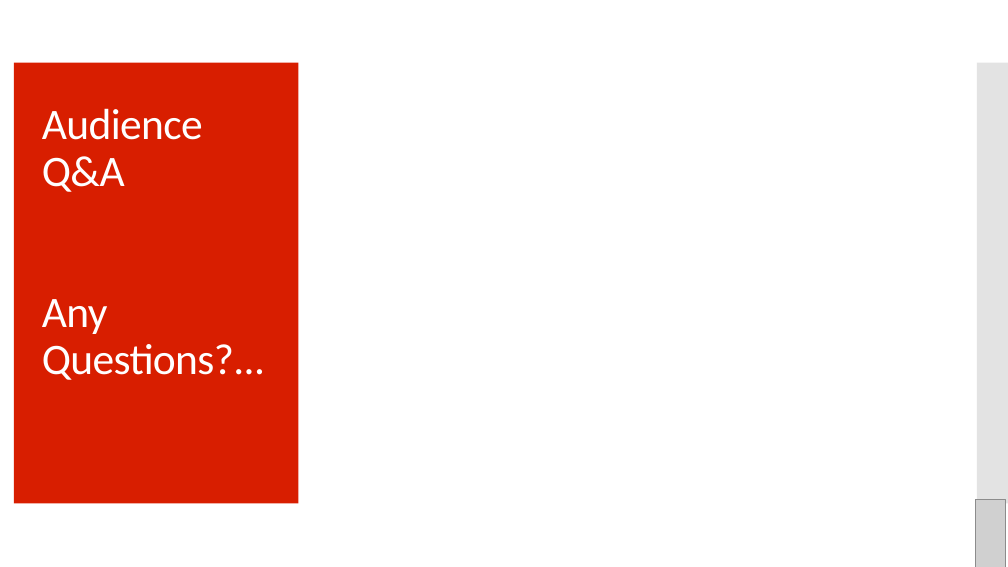
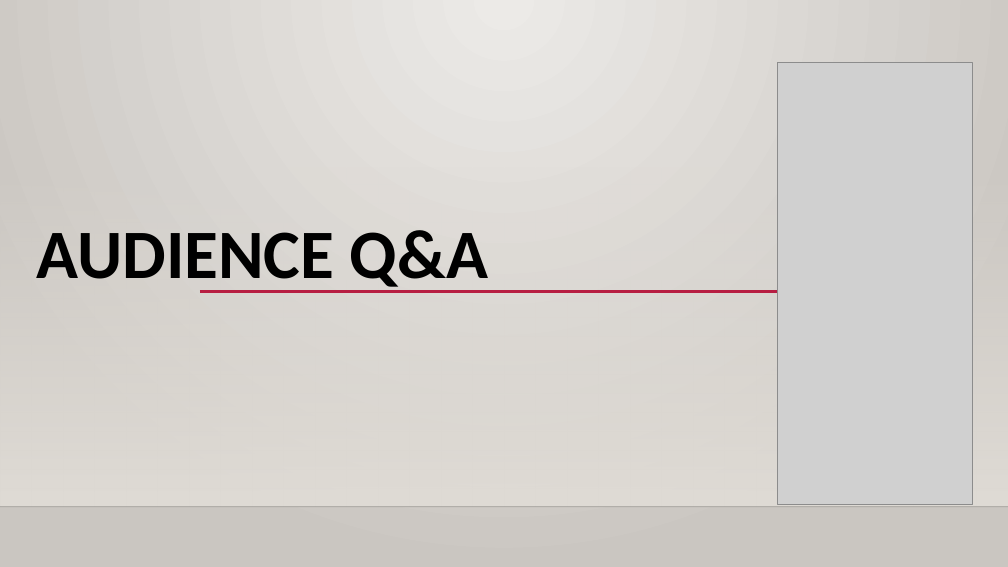
Before and after one commit to cnwaubi/LuckyNumber7, a slide deck: slide 15 of Presentation.pptx (slide 13 before the commit). Drawn at 1008x567 pixels with LibreOffice and Linux fonts; fonts in the diff are those of the drawing; grey boxes stand for pictures; background and template pictures are left out. Boxes give left, top, right and bottom in pixels: in the first picture for what was removed or moved away, otherwise in the second. Text is boxed around its words. In the diff, an @@ line names an element or a change of style, - is before the commit and + after.

```diff
--- a/Presentation.pptx
+++ b/Presentation.pptx
@@ background #FFFFFF to gradient #ECEAE7 to #CAC7C1 @@
@@ title "AUDIENCE Q&A" at [36, 230, 488, 293]: vertical alignment middle to bottom @@
@@ rectangle removed at [14, 63, 299, 504] @@
@@ picture: place and size @@
-picture at [976, 499, 1006, 567]
+picture at [777, 63, 972, 504]
@@ rectangle removed at [977, 63, 1008, 504] @@
@@ rectangle added at [0, 167, 1008, 507], fill gradient #DFDBD5 @@
@@ title at [36, 230, 488, 293]: text changed; size 41.4 to 66 pt; text colour #FFFFFF to #000000; bold on @@
-Audience Q&A
-Any Questions?...
+AUDIENCE Q&A
@@ line added from (200, 292) to (914, 292), #B71E42 2.5 pt @@
@@ line added from (0, 507) to (1008, 507), #000001 1 pt @@
```
Also in this commit, not shown: 7 other slides changed, 8 slides added, 5 slides removed, 2 other files.
